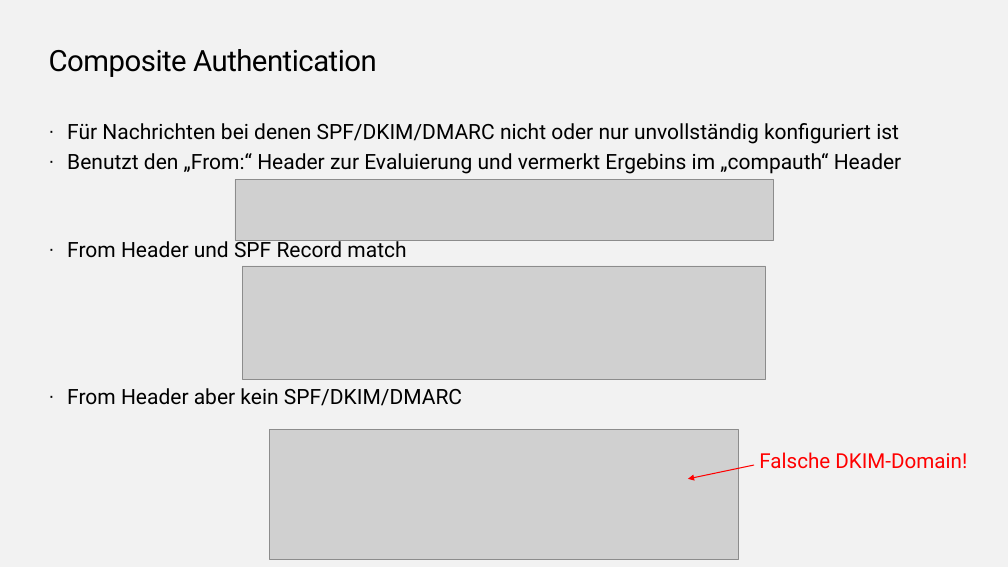
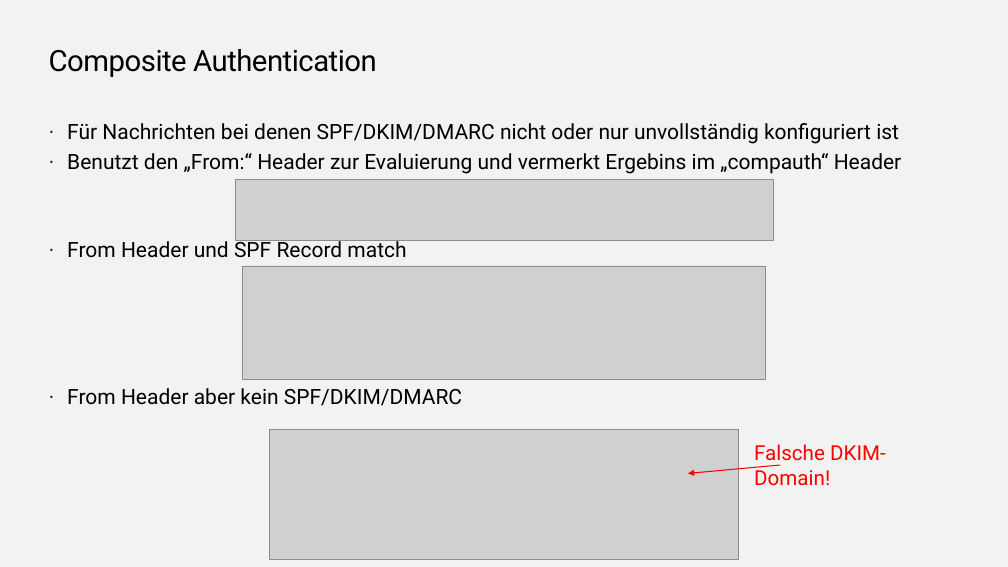
Before and after one commit to EnterpriseTrainingCenter/ExchangeServer, a slide deck: slide 33 of SMEXOP/SMEXOP_V1.0.pptx (slide 35 before the commit). Drawn at 1008x567 pixels with LibreOffice and Linux fonts; fonts in the diff are those of the drawing; grey boxes stand for pictures; background and template pictures are left out. Boxes give left, top, right and bottom in pixels: in the first picture for what was removed or moved away, otherwise in the second. Text is boxed around its words. In the diff, an @@ line names an element or a change of style, - is before the commit and + after.

```diff
--- a/SMEXOP/SMEXOP_V1.0.pptx
+++ b/SMEXOP/SMEXOP_V1.0.pptx
@@ text "Falsche DKIM-Domain!" rewrapped from [759, 452, 967, 469] to [754, 444, 886, 486] @@
@@ arrow moved from (754, 465) - (688, 479) to (780, 465) - (688, 474) @@
```
Also in this commit, not shown: 7 other slides changed, 4 slides removed.
